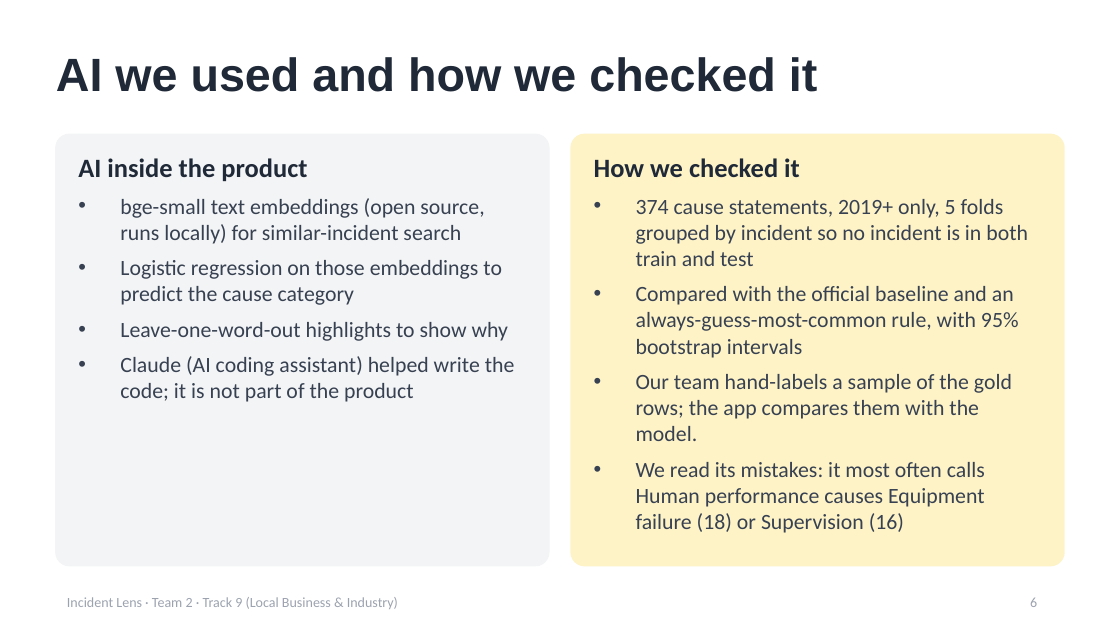
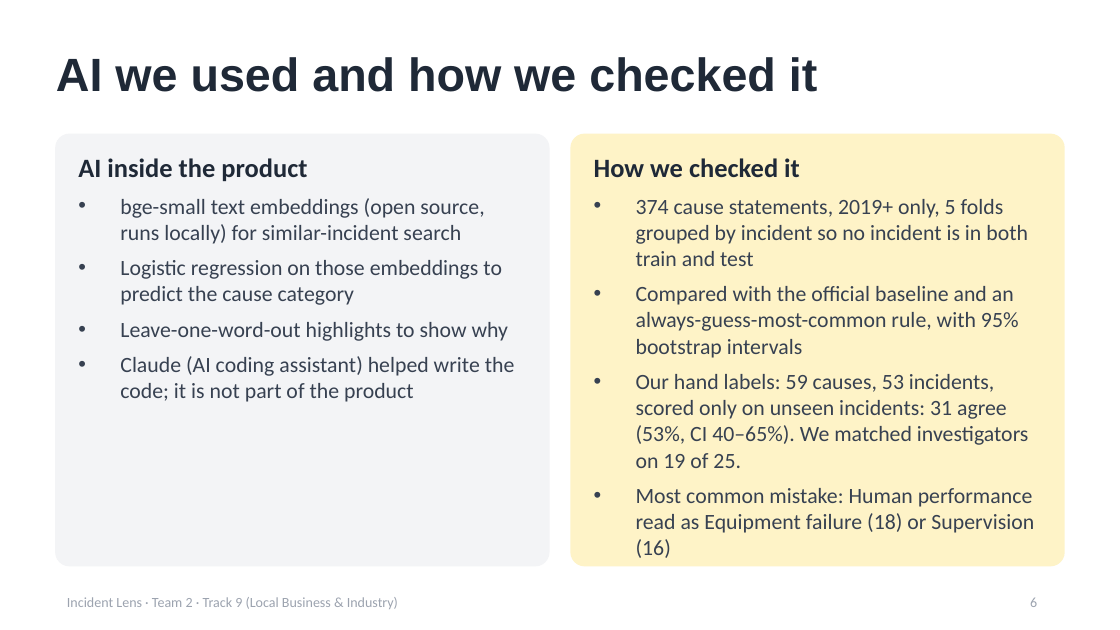
Before and after one commit to Epinore/incident-lens, a slide deck: slide 6 of slides/Team 2 slides.pptx. Drawn at 1120x630 pixels with LibreOffice and Linux fonts; fonts in the diff are those of the drawing. Boxes give left, top, right and bottom in pixels: in the first picture for what was removed or moved away, otherwise in the second. Text is boxed around its words. In the diff, an @@ line names an element or a change of style, - is before the commit and + after.

```diff
--- a/slides/Team 2 slides.pptx
+++ b/slides/Team 2 slides.pptx
@@ text at (x1=636, y1=374, x2=1034, y2=558): text changed @@
-• Our team hand-labels a sample of the gold rows; the app compares them with the model.
-• We read its mistakes: it most often calls Human performance causes Equipment failure (18) or Supervision (16)
+• Our hand labels: 59 causes, 53 incidents, scored only on unseen incidents: 31 agree (53%, CI 40–65%). We matched investigators on 19 of 25.
+• Most common mistake: Human performance read as Equipment failure (18) or Supervision (16)
```
Also in this commit, not shown: 4 other files.
